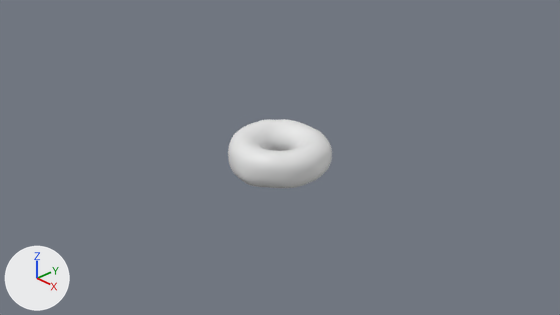
A saved change to the Blender file blender/donut.blend.
Camera for both pictures: the file's camera 'Camera'. Arrows for +X, +Y and +Z are at lower left; the lights stay in place.
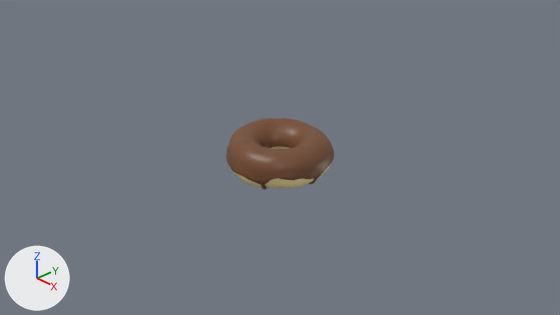
The change, as a diff of the scene's bpy script:
```diff
--- a/blender/donut.blend.py
+++ b/blender/donut.blend.py
@@ mat_material_002 @@
+mat_material_002 = principled_material('Material.002')
+mat_material_002.base_color = (1.0, 0.8, 0.407)  # beige #ffe7ab
@@ mat_material_001 @@
+mat_material_001 = principled_material('Material.001')
+mat_material_001.base_color = (0.18, 0.0713, 0.0292)  # brown #764b30
+mat_material_001.roughness = 0.429
@@ me_torus @@
 me_torus.from_pydata(...)  # 384 vertices, 384 faces; spans x -0.76..0.75, y -0.78..0.76, z -0.33..0.33
+me_torus.materials.append(mat_material_002)  # beige #ffe7ab
@@ me_torus_001 @@
+me_torus_001.from_pydata(...)  # 27328 vertices, 27328 faces; spans x -0.78..0.76, y -0.79..0.78, z -0.28..0.33
+me_torus_001.polygons.foreach_set('use_smooth', [True] * 27328)
+me_torus_001.materials.append(mat_material_001)  # brown #764b30
@@ ob_icing @@
+ob_icing = bpy.data.objects.new('Icing', me_torus_001)
+ob_icing.parent = ob_torus
+ob_icing.location = (0.0, 0.0, 0.0)
```

Location of each change, (x1, y1, x2, y2) in pixels of the pictures (560 x 315 px):
'Torus', recoloured
    both: (228, 119, 332, 188)
'Icing', added (brown)
    after: (226, 118, 334, 190)
